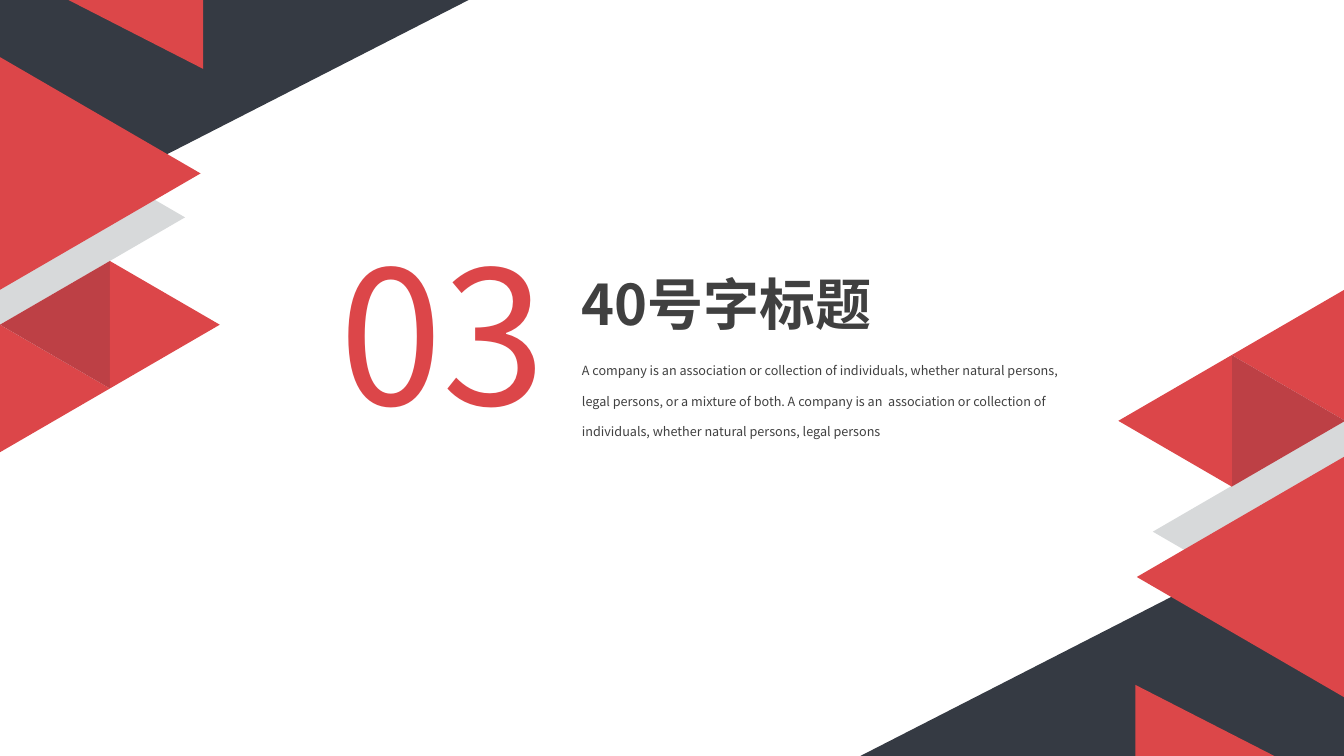
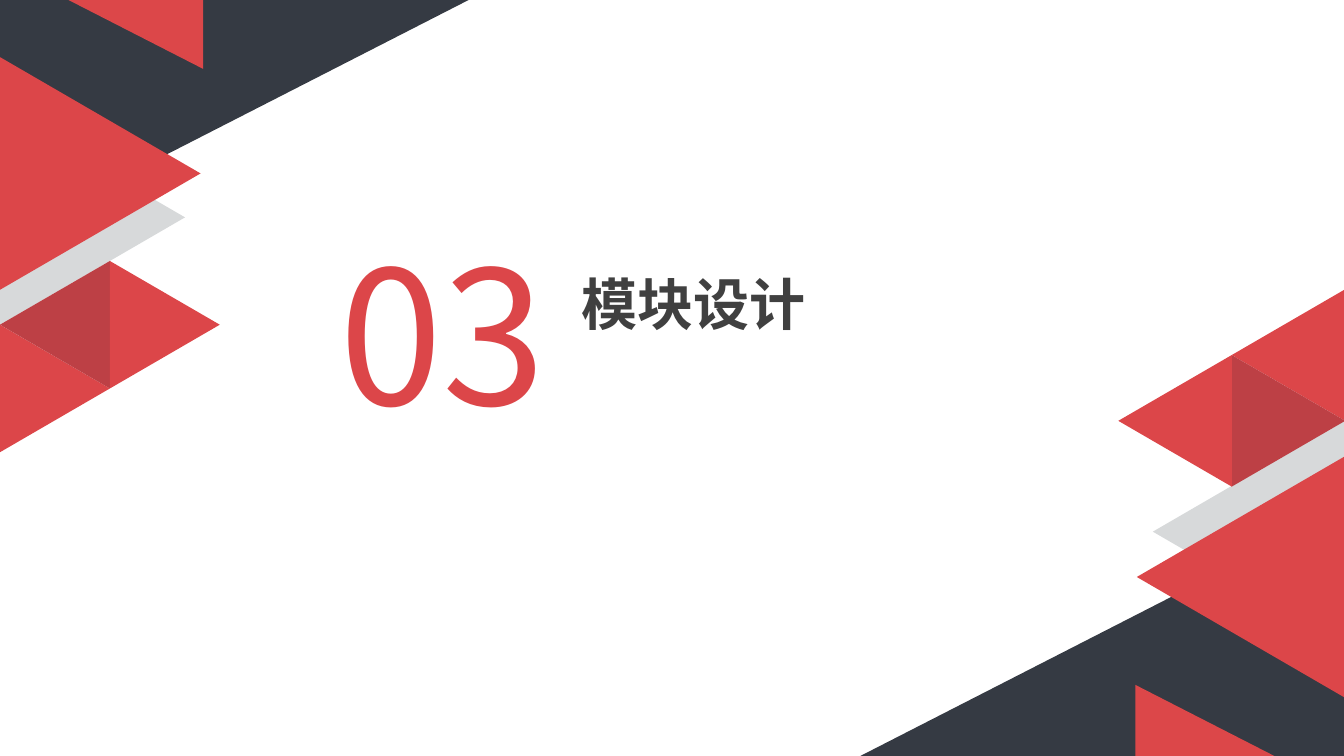
Before and after one commit to Deadnumb/OfficialVision, a slide deck: slide 8 of docs/办公室对象检测系统.pptx. Drawn at 1344x756 pixels with LibreOffice and Linux fonts; fonts in the diff are those of the drawing. Boxes give left, top, right and bottom in pixels: in the first picture for what was removed or moved away, otherwise in the second. Text is boxed around its words. In the diff, an @@ line names an element or a change of style, - is before the commit and + after.

```diff
--- a/docs/办公室对象检测系统.pptx
+++ b/docs/办公室对象检测系统.pptx
@@ text at (582, 277, 806, 330): text changed @@
-40号字标题
+模块设计
@@ text removed at (582, 365, 1057, 439) @@
-A company is an association or collection of individuals, whether natural persons, legal persons, or a mixture of both. A company is an association or collection of individuals, whether natural persons, legal persons
```
Also in this commit, not shown: 1 other slide changed.
